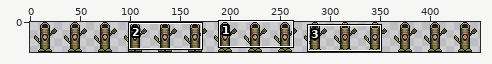
Sprite sheet: Assets/Art/Enemies/sniper/sniper_telegraph_eye.png. Above, an overview of the earlier version with the close-up marked.
Close-up. Old version:
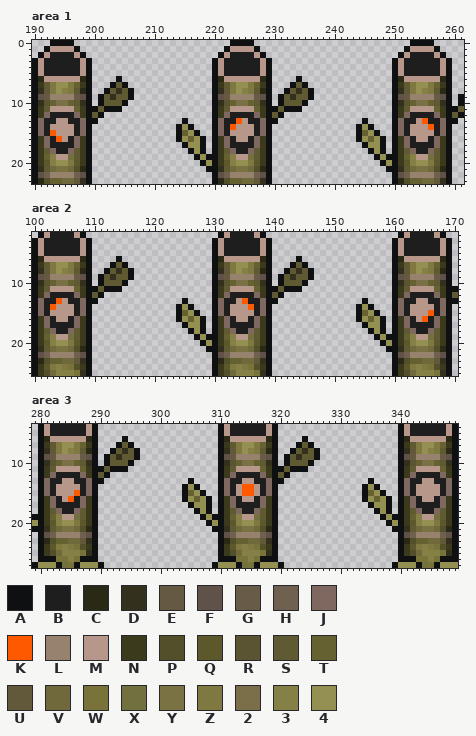
The file is 450x30 pixels. Colours within 5 levels of each other are drawn and written as one. Shown: area 1: x 190..261, y 0..23; area 2: x 100..170, y 2..25; area 3: x 279..349, y 4..27. The commit also changed other parts of the picture, which this record leaves out.
Palette (. is transparent): A #0f1012  B #1f1e1e  C #2a2915  D #33301e  E #655a41  F #605248  G #685b47  H #6f6050  J #7f685f  K #ff5900  L #97826e  M #b69789  N #3b3a1d  P #52502a  Q #5c582b  R #5a5433  S #5f5a32  T #656130  U #615939  V #6f693c  W #777339  X #737040  Y #7a7243  Z #7f7840  2 #7a6f49  3 #858146  4 #949052
Once edited:
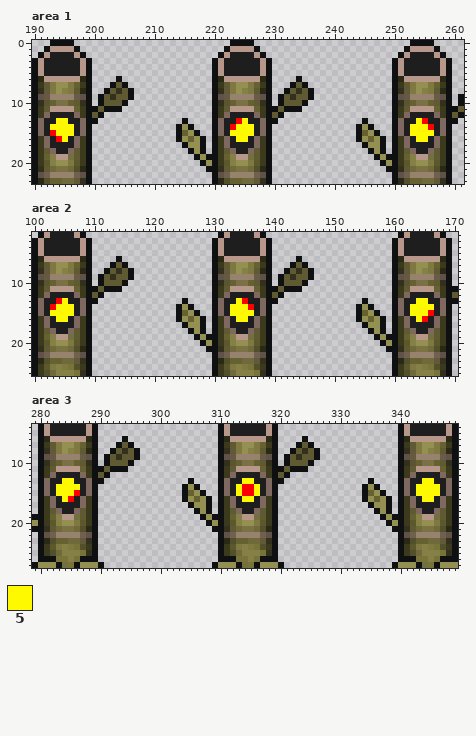
Colours new in this view: 5 #fff900
Difference:
Colour K changes from #ff5900 to #ff0000.
Area 1:
The author changed colour M to colour 5 in row 13 at x 194 to 195, 225 and 254; in row 14 at x 193 to 196, 224 to 226 and 253 to 255; in row 15 at x 194 to 196, 223 to 226 and 253 to 256; in row 16 at x 195, 224 to 225 and 254 to 255.
Area 2:
The author changed colour M to colour 5 in row 13 at x 105, 134 and 164 to 165; in row 14 at x 104 to 106, 133 to 135 and 163 to 166; in row 15 at x 103 to 106, 133 to 136 and 163 to 165; in row 16 at x 104 to 105, 134 to 135 and 164.
Area 3:
The author changed colour M to colour 5 in row 13 at x 284 to 285, 314 to 315 and 344 to 345; in row 14 at x 283 to 286, 313, 316 and 343 to 346; in row 15 at x 283 to 285, 313, 316 and 343 to 346; in row 16 at x 284, 314 to 315 and 344 to 345.
